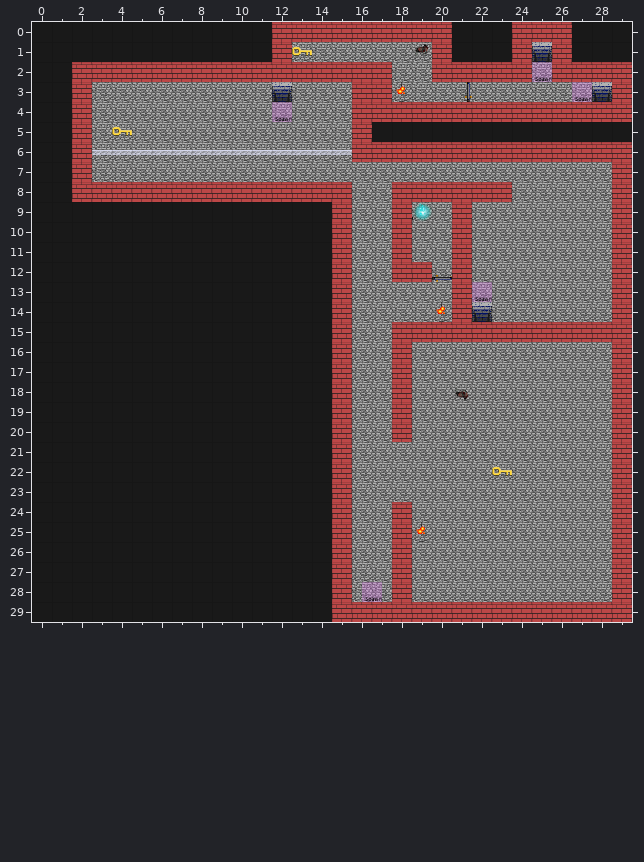
Two states of a Tiled map, SCollector/SCollector/assets/maps/Debug1.tmx. This is how it looked before the edit.
Cells are 32x32 px. Shown: x 0..29, y 0..29. Tiles whose own drawing changed are shown in their newer look in all pictures.
The same view after the edit:
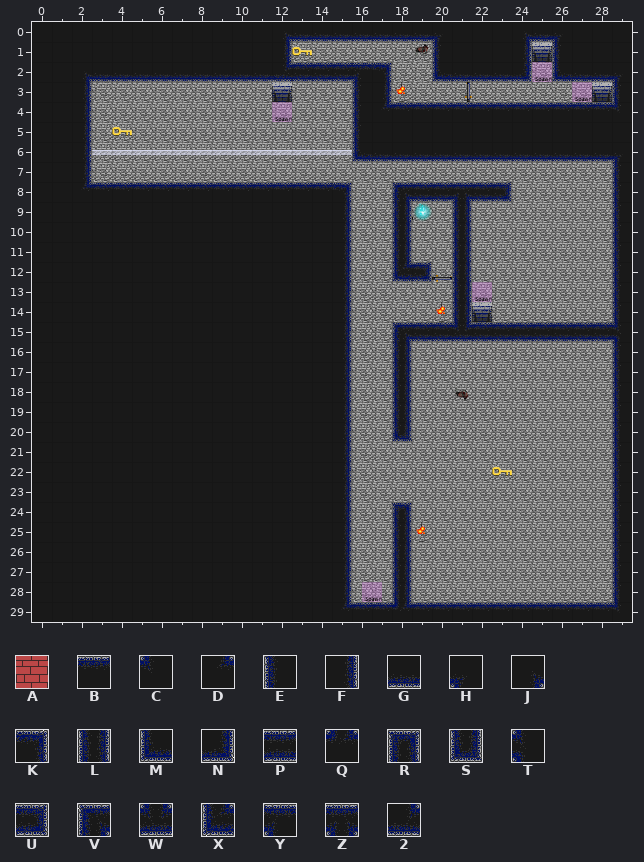
Key: from "Collision": A 1, B 4, C 5, D 6, E 7, F 8, G 9, H 10, J 11, K 13, L 14, M 17, N 18, P 19, Q 20, R 22, S 23, T 25, U 28, V 32, W 34, X 37, Y 41, Z 44, 2 45.
_ is an empty cell.
Diff:
Layer "Collision":
Tile 2 replaces tile A in row 2 at x 12.
Tile B replaces tile A in row 4 at x 18 to 28; in row 8 at x 3 to 14; in row 29 at x 16 to 17 and 19 to 28.
Tile C replaces tile A in row 4 at x 29; in row 29 at x 29.
Tile D replaces tile A in row 4 at x 17; in row 8 at x 2; in row 29 at x 15.
Tile E replaces tile A in row 1 at x 20 and 26; in row 3 at x 16 and 29; in rows 4 to 5 at x 16; in rows 7 to 14 at x 29; in rows 16 to 28 at x 29.
Tile F replaces tile A in row 1 at x 12 and 24; in row 3 at x 2 and 17; in rows 4 to 7 at x 2; in rows 9 to 28 at x 15.
Tile G replaces tile A in row 0 at x 13 to 19 and 25; in row 2 at x 3 to 11, 21 to 23 and 27 to 28; in row 6 at x 17 to 28.
Tile H replaces tile A in row 0 at x 20 and 26; in row 2 at x 29; in row 6 at x 29.
Tile J replaces tile A in row 0 at x 12 and 24; in row 2 at x 2.
Tile K replaces tile A in row 2 at x 17; in row 8 at x 15.
Tile L replaces tile A in rows 9 to 11 at x 18 and 21; in rows 12 to 14 at x 21; in rows 16 to 19 at x 18; in rows 25 to 28 at x 18.
Tile M replaces tile A in row 2 at x 20 and 26; in row 6 at x 16.
Tile N replaces tile A in row 2 at x 24.
Tile P replaces tile A in row 2 at x 13 to 15; in row 8 at x 19 to 20 and 22; in row 15 at x 19 to 20 and 22 to 28.
Tile Q replaces tile A in row 29 at x 18.
Tile R replaces tile A in row 24 at x 18.
Tile S replaces tile A in row 20 at x 18.
Tile T replaces tile A in row 15 at x 29.
Tile U replaces tile A in row 8 at x 23; in row 12 at x 19.
Tile V replaces tile A in row 8 at x 18; in row 15 at x 18.
Tile W replaces tile A in row 15 at x 21.
Tile X replaces tile A in row 12 at x 18.
Tile Y replaces tile A in row 2 at x 16.
Tile Z replaces tile A in row 8 at x 21.
Pixel boxes of the changes (left, top, right, bottom) in both pictures:
changed: (72, 22, 632, 622)
